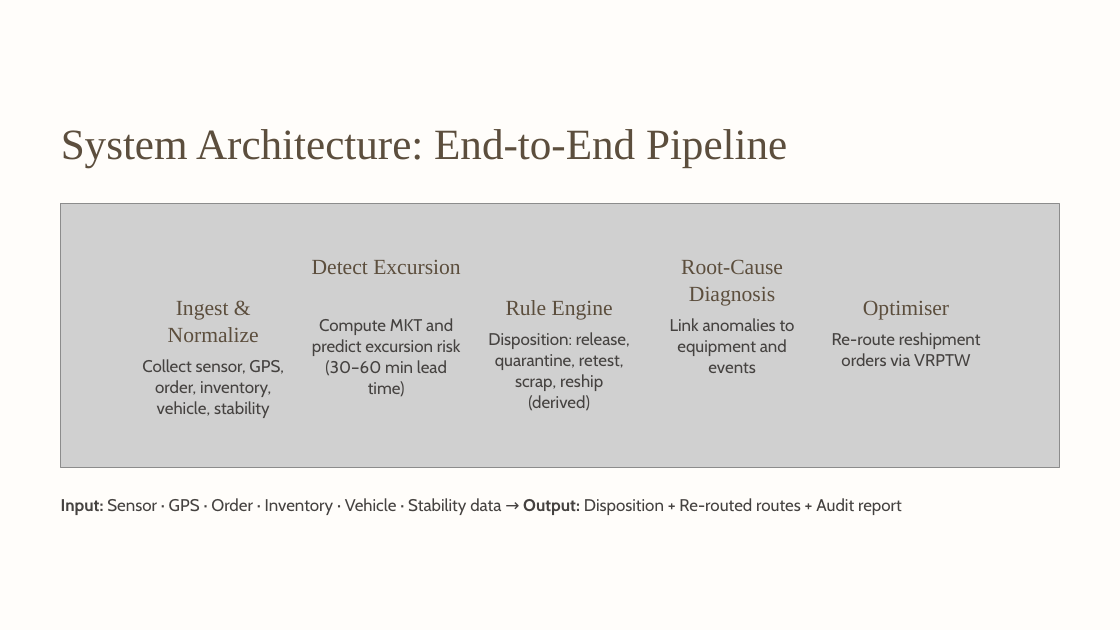
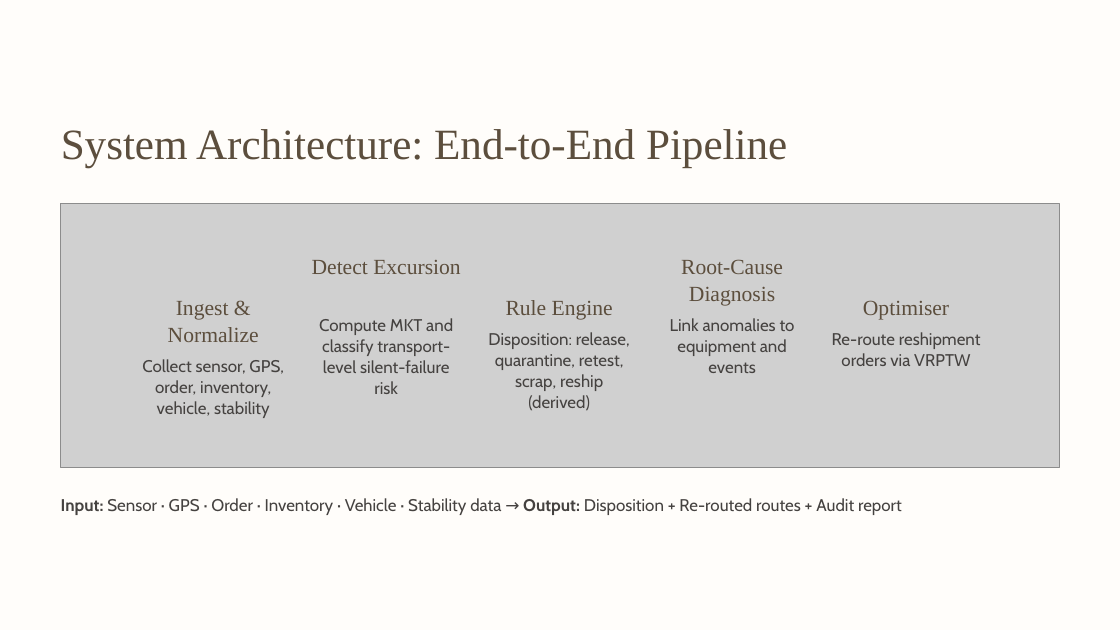
Before and after one commit to Frostash030612/PharmaColdOps, a slide deck: slide 6 of proposal/PharmaColdOps_tune.pptx. Drawn at 1120x630 pixels with LibreOffice and Linux fonts; fonts in the diff are those of the drawing; grey boxes stand for pictures; background and template pictures are left out. Boxes give left, top, right and bottom in pixels: in the first picture for what was removed or moved away, otherwise in the second. Text is boxed around its words. In the diff, an @@ line names an element or a change of style, - is before the commit and + after.

```diff
--- a/proposal/PharmaColdOps_tune.pptx
+++ b/proposal/PharmaColdOps_tune.pptx
@@ text at box(319, 318, 453, 394): text changed @@
-Compute MKT and predict excursion risk (30–60 min lead time)
+Compute MKT and classify transport-level silent-failure risk
```
Also in this commit, not shown: 3 other slides changed, 4 other files.
